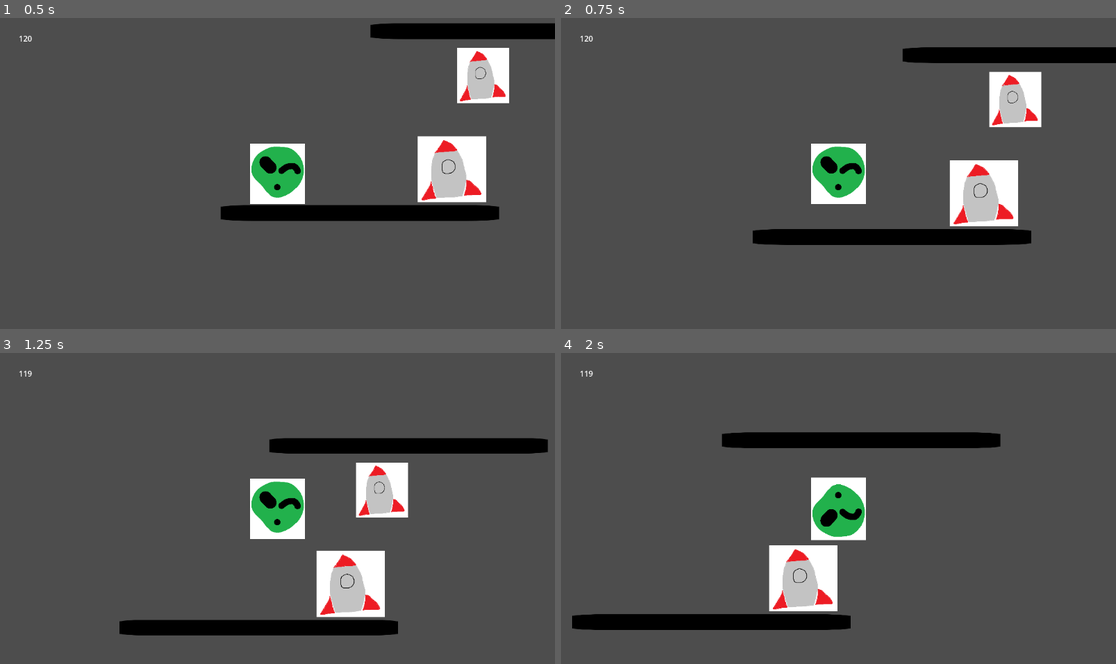
Above: before the commit, frames 1-4 (two rows, left to right).
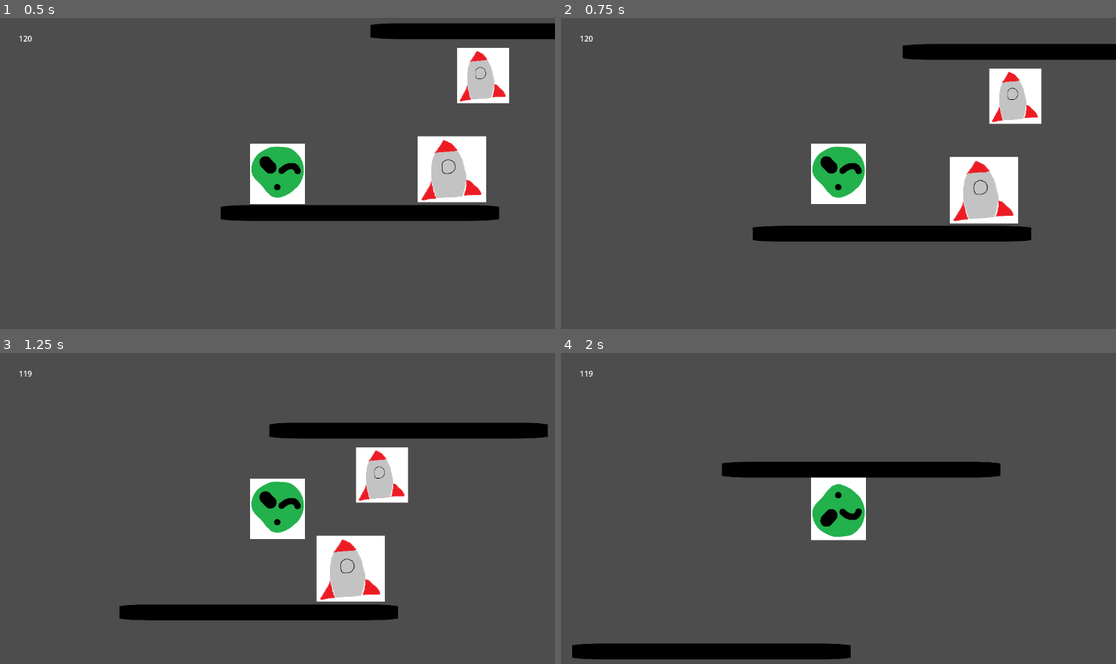
Above: after the commit, the same moments.

Repository: mustard221/GamesNow
Game: Godot game, scene res://Moving.tscn
Two runs of this game, one before a commit and one after it. Both use one fixed random seed, a clock stepped at 60 frames per second and the inputs below. This scene is started directly instead of the project's main scene. The engine's default icon, where the game draws it, is replaced by a stand-in: a white triangle on a blue panel in a dark square.
Inputs:
- Up to frame 1 (0.5 s): no input
- Up to frame 2 (0.75 s): hold D (RIGHT) from 0.53 s (still down); tap Space (JUMP) at 0.6 s
- Up to frame 3 (1.25 s): keep holding D (RIGHT); tap Space (JUMP) at 0.77, 1.07 s
- Up to frame 4 (2 s): keep holding D (RIGHT); tap Q (SWITCH) at 1.35 s; tap Space (JUMP) at 1.52, 1.55, 1.82 s

Frame 1 is identical in both runs. In frame 2, 3.1% of the frame differs, in the area x 34-100%, y 8-73%; in frame 3, 13%; in frame 4, 13%, in the area x 2-80%, y 25-99%.

Commit message:
Idk how that scene was added

Diff:
--- /dev/null
+++ b/gamejammovementtest1/Moving-Booby.tscn
@@ -0,0 +1,60 @@
+[gd_scene load_steps=8 format=3 uid="uid://bx2jtl4f3npd2"]
+
+[ext_resource type="Script" path="res://Player.gd" id="1_eoixu"]
+[ext_resource type="Texture2D" uid="uid://gdkba5y0ls2i" path="res://alien_testImage.png" id="2_4hq3f"]
+[ext_resource type="Texture2D" uid="uid://deyo0lkjg22yg" path="res://icon.svg" id="3_l62bw"]
+
+[sub_resource type="CapsuleShape2D" id="CapsuleShape2D_451oq"]
+radius = 15.0
+
+[sub_resource type="CanvasItemMaterial" id="CanvasItemMaterial_88i0u"]
+
+[sub_resource type="CanvasItemMaterial" id="CanvasItemMaterial_4i8wt"]
+
+[sub_resource type="RectangleShape2D" id="RectangleShape2D_idav8"]
+
+[node name="Node2D" type="Node2D"]
+
+[node name="Player" type="CharacterBody2D" parent="."]
+position = Vector2(174, 412)
+disable_mode = 1
+script = ExtResource("1_eoixu")
+
+[node name="Sprite2D" type="Sprite2D" parent="Player"]
+scale = Vector2(0.2, 0.195)
+texture = ExtResource("2_4hq3f")
+
+[node name="CollisionShape2D" type="CollisionShape2D" parent="Player"]
+scale = Vector2(3.88, 4.2)
+shape = SubResource("CapsuleShape2D_451oq")
+
+[node name="StaticBody2D" type="StaticBody2D" parent="."]
+material = SubResource("CanvasItemMaterial_88i0u")
+position = Vector2(345, 550)
+
+[node name="CollisionShape2D" type="CollisionShape2D" parent="StaticBody2D"]
+material = SubResource("CanvasItemMaterial_4i8wt")
+scale = Vector2(28.6389, -1.83892)
+shape = SubResource("RectangleShape2D_idav8")
+debug_color = Color(0.0686578, 0.595403, 0.714507, 0.42)
+
+[node name="Sprite2D" type="Sprite2D" parent="StaticBody2D/CollisionShape2D"]
+modulate = Color(0, 0, 0, 1)
+scale = Vector2(0.157416, 0.139352)
+texture = ExtResource("3_l62bw")
+
+[node name="StaticBody2D2" type="StaticBody2D" parent="."]
+material = SubResource("CanvasItemMaterial_88i0u")
+position = Vector2(656, 172)
+
+[node name="CollisionShape2D" type="CollisionShape2D" parent="StaticBody2D2"]
+material = SubResource("CanvasItemMaterial_4i8wt")
+scale = Vector2(28.6389, -1.83892)
+shape = SubResource("RectangleShape2D_idav8")
+debug_color = Color(0.0686578, 0.595403, 0.714507, 0.42)
+
+[node name="Sprite2D" type="Sprite2D" parent="StaticBody2D2/CollisionShape2D"]
+modulate = Color(0, 0, 0, 1)
+self_modulate = Color(0, 0, 0, 1)
+scale = Vector2(0.157416, 0.139352)
+texture = ExtResource("3_l62bw")
--- a/gamejammovementtest1/Scripts/Player.gd
+++ b/gamejammovementtest1/Scripts/Player.gd
@@ -6,7 +6,7 @@
 }
 
 const SPEED = 300.0
-const JUMP_VELOCITY = -400.0
+const JUMP_VELOCITY = -350.0
 var grav = 1
 var is_flipped = false
 var grav_dir = GRAV_DIR.DOWN
@@ -18,7 +18,7 @@
 
 	# Add the gravity.
 	if not is_on_floor():
-		velocity += get_gravity() * delta*grav
+		velocity += get_gravity() * delta * grav
 
 
 	# Get the input direction and handle the movement/deceleration.
